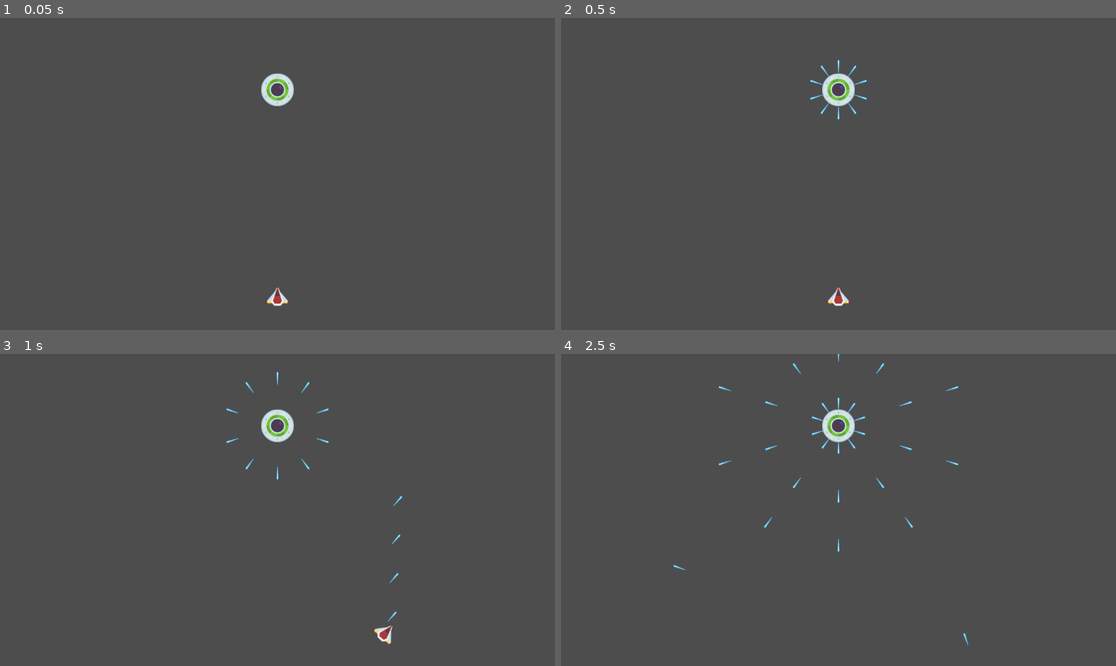
Above: before the commit, frames 1-4 (two rows, left to right).
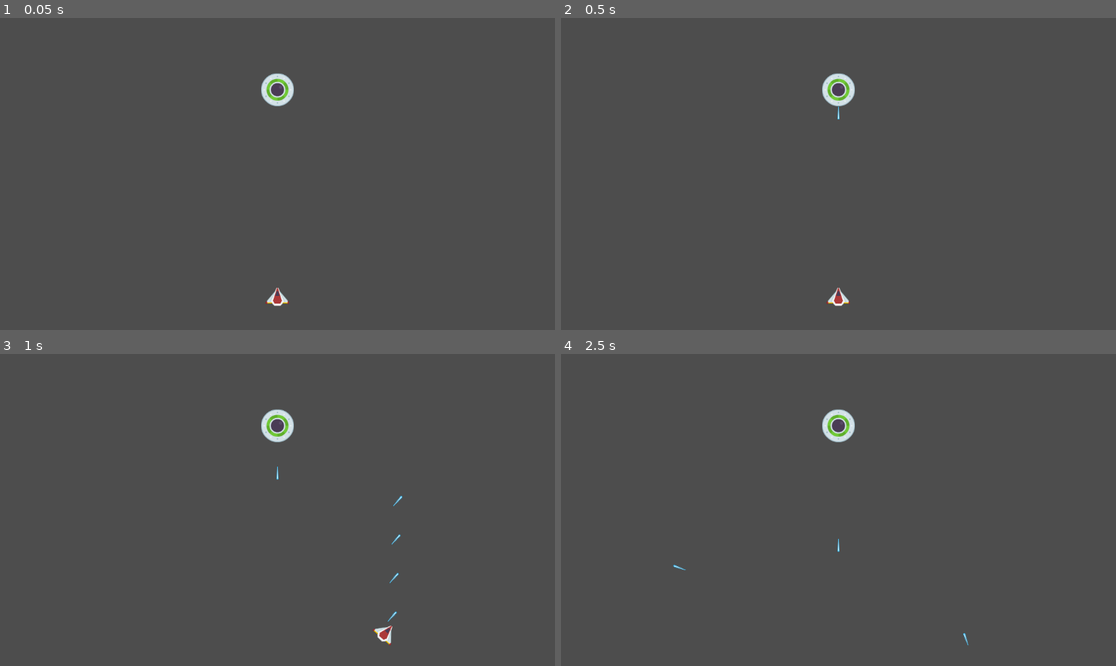
Above: after the commit, the same moments.

Repository: Noxalus/GMTK-2024
Game: Godot game, scene res://scenes/game.tscn
Same seed, same stepped clock (60 frames per second), same inputs: the game is played once before the commit and once after it.
Inputs (mouse positions are in pixels of both pictures, inside the frame that each line leads up to):
- Up to frame 1 (0.05 s): no input
- Up to frame 2 (0.5 s): no input
- Up to frame 3 (1 s): tap Enter at 0.5 s; move the mouse to (399, 494) at 0.52 s; press the mouse at (399, 494) at 0.53 s; hold D (move_right) from 0.53 s (still down)
- Up to frame 4 (2.5 s): move the mouse to (727, 525) at 1.27 s; release D (move_right) at 1.28 s; release the mouse at (727, 525) at 1.28 s; hold S (move_down) 1.28-2.03 s; tap Shift (focus) at 1.35 s; click (727, 525) at 1.55 s; move the mouse to (894, 441) at 2.02 s; press the mouse at (894, 441) at 2.03 s; hold D (move_right) from 2.03 s (still down)

Frame 1 is identical in both runs. In frame 2, 0.1% of the frame differs, in the area x 44-56%, y 13-31%; in frame 3, 0.1%; in frame 4, 0.4%, in the area x 28-72%, y 0-56%.

Commit message:
Create a game manager and make sure we don't release the boss when it's dead.

Diff:
--- a/forever-warning/scenes/game.tscn
+++ b/forever-warning/scenes/game.tscn
@@ -1,14 +1,12 @@
 [gd_scene load_steps=3 format=3 uid="uid://pkr3ksnu1qgh"]
 
+[ext_resource type="Script" path="res://scripts/game.gd" id="1_001y4"]
 [ext_resource type="PackedScene" uid="uid://55hgfllu4oyd" path="res://scenes/player.tscn" id="1_thu6u"]
-[ext_resource type="PackedScene" uid="uid://uyvaybhl0san" path="res://scenes/boss_core.tscn" id="2_wap0u"]
 
 [node name="Game" type="Node2D"]
+script = ExtResource("1_001y4")
 
 [node name="Camera2D" type="Camera2D" parent="."]
 
 [node name="Player" parent="." instance=ExtResource("1_thu6u")]
 position = Vector2(0, 255)
-
-[node name="BossCore" parent="." instance=ExtResource("2_wap0u")]
-position = Vector2(0, -175)
--- a/forever-warning/scripts/boss_core.gd
+++ b/forever-warning/scripts/boss_core.gd
@@ -3,19 +3,26 @@
 @export var life: int = 20
 @export var speed: float = 300
 @export var shoot_frequency: float = 1.0
-@export var base_chance_to_fire: float = 0.0
+@export var base_chance_to_fire: float = 0.5
 
 @onready var player = $"../Player"
 @onready var shoot_timer = $ShootTimer
+@onready var parts_side_slots = [$BossPartSlots/BossPartSlot1_L, $BossPartSlots/BossPartSlot1_R]
+@onready var parts_down_slots = [$BossPartSlots/BossPartSlot2_L, $BossPartSlots/BossPartSlot2_R]
+@onready var parts_up_slots = [$BossPartSlots/BossPartSlot3_L, $BossPartSlots/BossPartSlot3_R]
 
 var bullet_node := preload("res://scenes/boss_bullet.tscn")
 var rng = RandomNumberGenerator.new()
 var chance_to_fire: float
+var is_dead = false
 
 func _ready():
 	chance_to_fire = base_chance_to_fire
 
 func _process(_delta):
+	if is_dead:
+		return
+
 	if shoot_timer.is_stopped():
 		shoot_timer.start(shoot_frequency)
 		var rand = rng.randf()
@@ -26,14 +33,43 @@
 func damage(amount: int):
 	life -= amount
 	if life < 0:
-		queue_free()
+		visible = false
+		is_dead = true
+
+func is_alive():
+	return not is_dead
 
 func shoot():
 	# TODO: Have multiple possible attacks
-	if rng.randf() > 10.5:
+	if rng.randf() > 0.5:
 		shoot_one_bullet_toward_player()
 	else:
 		shoot_bullets_in_circle(10)
+
+func instantiate_bullet(dir: Vector2):
+	var bullet = bullet_node.instantiate()
+	bullet.global_position = global_position
+	bullet.set_direction(dir)
+	get_tree().current_scene.add_child(bullet)
+
+#region Generation
+
+func setup(wave_count: int):
+	life = 20
+	visible = true
+	is_dead = false
+	spawn_new_parts()
+	spawn_new_weapons()
+
+func spawn_new_parts():
+	pass
+
+func spawn_new_weapons():
+	pass
+
+#endregion
+
+#region Attacks
 
 func shoot_one_bullet_toward_player():
 	# Shoot bullet toward player
@@ -42,14 +78,10 @@
 		instantiate_bullet(direction)
 	pass
 
-func instantiate_bullet(dir: Vector2):
-	var bullet = bullet_node.instantiate()
-	bullet.global_position = global_position
-	bullet.set_direction(dir)
-	get_tree().current_scene.add_child(bullet)
-
 func shoot_bullets_in_circle(count: int):
 	for i:float in count:
 		var angle = ((i / count) * 360) * (PI/180.0)
 		var direction = Vector2(sin(angle), cos(angle))
 		instantiate_bullet(direction)
+
+#endregion
--- /dev/null
+++ b/forever-warning/scripts/game.gd
@@ -0,0 +1,19 @@
+extends Node2D
+
+var boss_core = preload("res://scenes/boss_core.tscn")
+
+var wave_count: int = 0
+var boss = null
+
+func _ready():
+	spawn_new_boss()
+
+func _process(delta):
+	pass
+
+func spawn_new_boss():
+	if boss == null:
+		boss = boss_core.instantiate()
+		get_tree().current_scene.add_child(boss)
+	boss.position = Vector2(0, -175)
+	boss.setup(wave_count)
--- a/forever-warning/scripts/player_bullet.gd
+++ b/forever-warning/scripts/player_bullet.gd
@@ -16,5 +16,6 @@
 
 func _on_area_entered(area):
 	if area.is_in_group("damageable"):
-		area.damage(1)
-		queue_free()
+		if area.is_alive():
+			area.damage(1)
+			queue_free()
